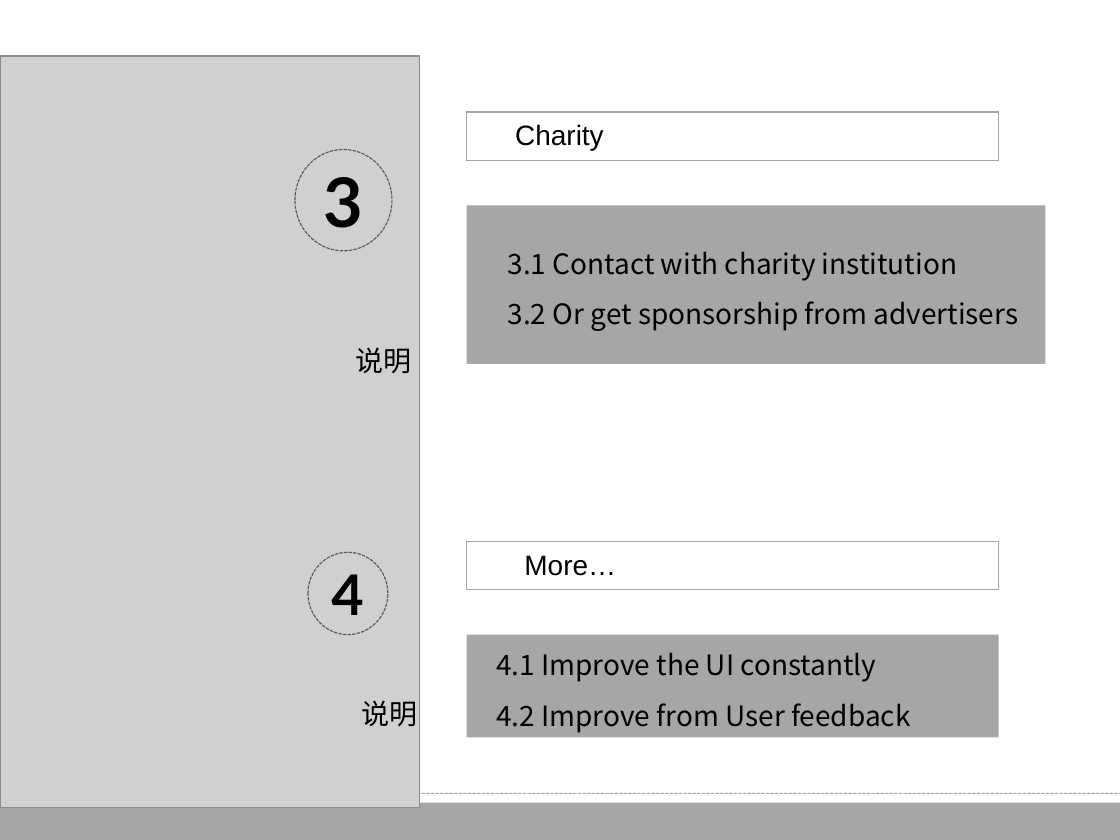
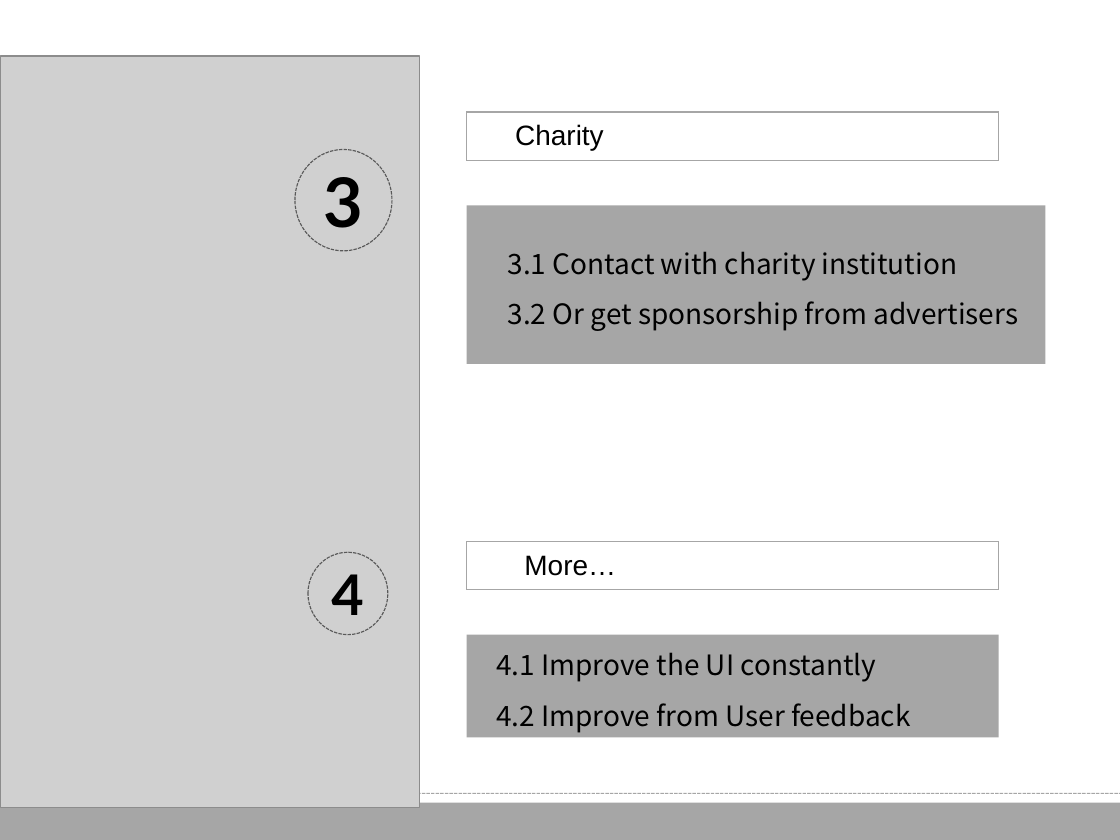
Before and after one commit to MobileApps-BJTU/DogSItter, a slide deck: slide 18 of OnTheRoad.ppt (slide 17 before the commit). Drawn at 1120x840 pixels with LibreOffice and Linux fonts; fonts in the diff are those of the drawing; grey boxes stand for pictures; background and template pictures are left out. Boxes give left, top, right and bottom in pixels: in the first picture for what was removed or moved away, otherwise in the second. Text is boxed around its words. In the diff, an @@ line names an element or a change of style, - is before the commit and + after.

Commit message:
PPT
presentation(correct a little details)

```diff
--- a/OnTheRoad.ppt
+++ b/OnTheRoad.ppt
@@ text removed at <box>355,347,411,373</box> @@
-说明
@@ text removed at <box>362,700,418,726</box> @@
-说明
```
